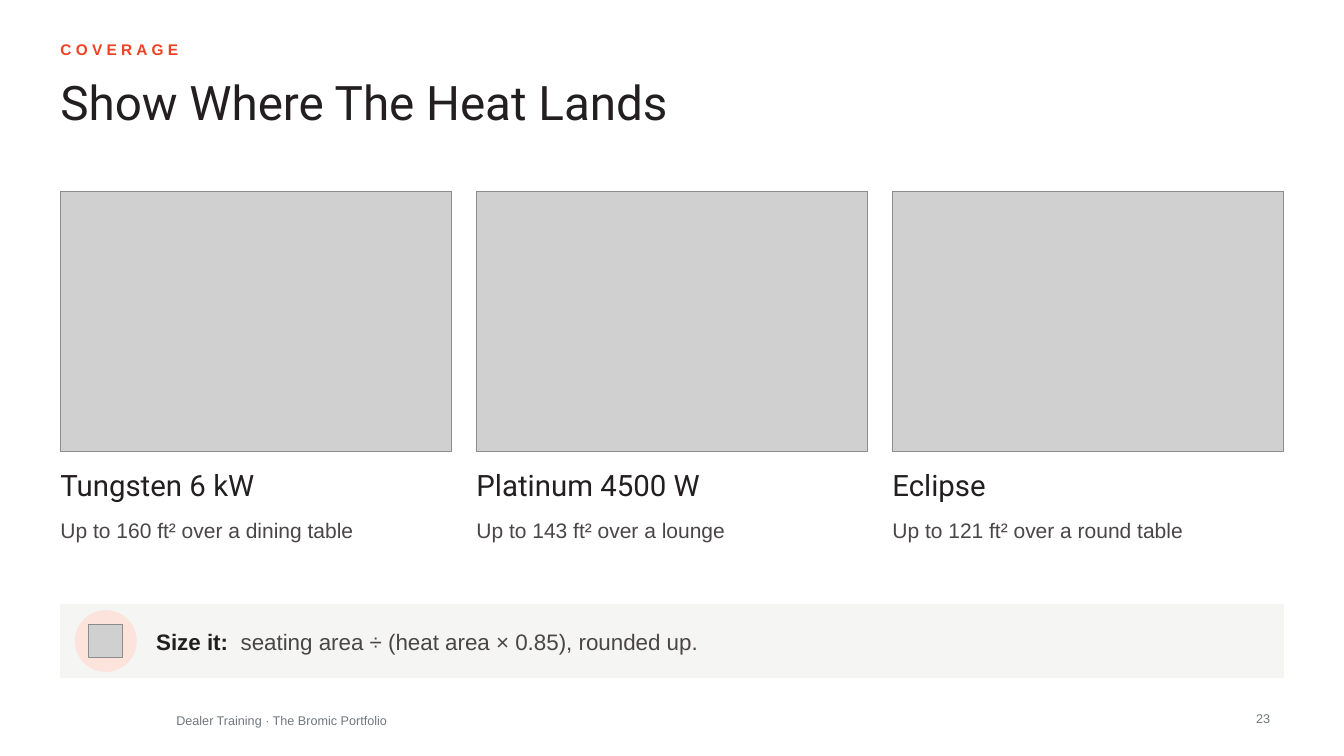
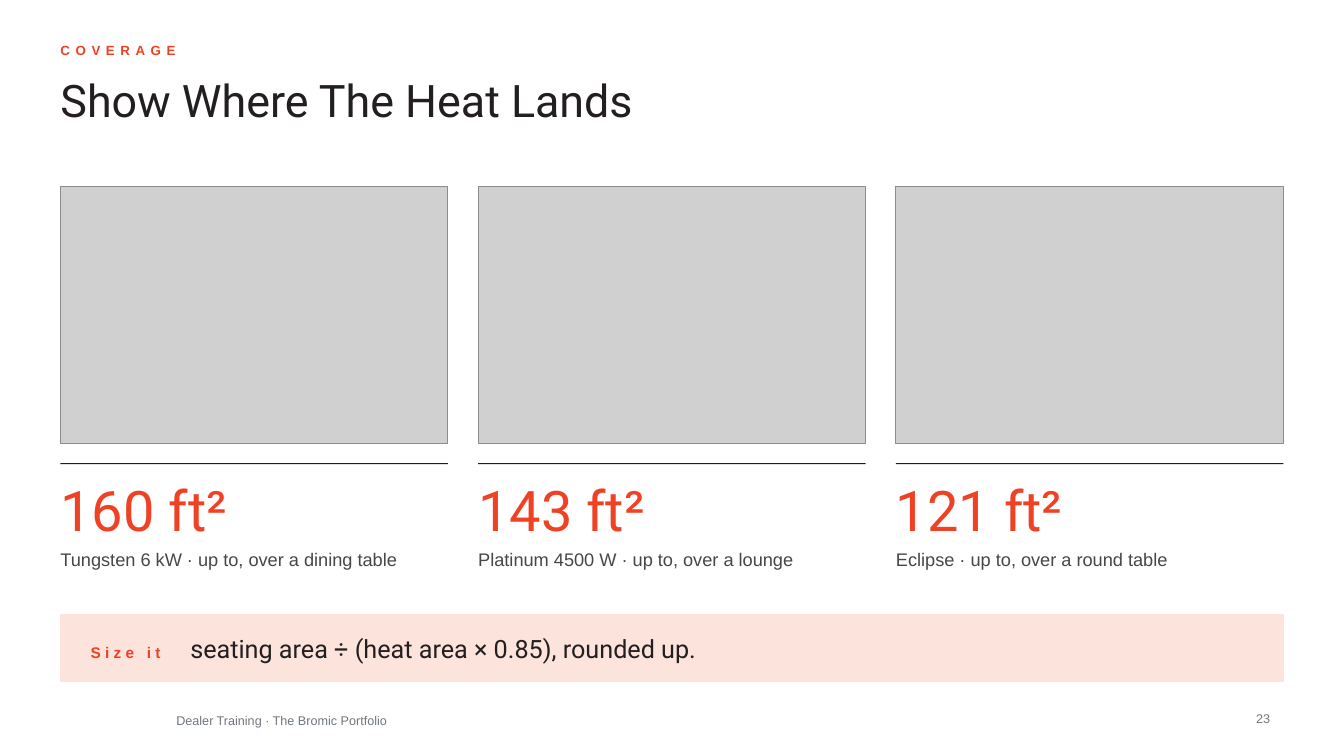
Before and after one commit to aayuvis/Bromic_Marketing, a slide deck: slide 23 of decks/training/out/Bromic-Dealer-Bromic-Portfolio.pptx. Drawn at 1344x756 pixels with LibreOffice and Linux fonts; fonts in the diff are those of the drawing; grey boxes stand for pictures; background and template pictures are left out. Boxes give left, top, right and bottom in pixels: in the first picture for what was removed or moved away, otherwise in the second. Text is boxed around its words. In the diff, an @@ line names an element or a change of style, - is before the commit and + after.

```diff
--- a/decks/training/out/Bromic-Dealer-Bromic-Portfolio.pptx
+++ b/decks/training/out/Bromic-Dealer-Bromic-Portfolio.pptx
@@ text "COVERAGE" at (60, 42, 1069, 71): size 11 to 9.5 pt, letter spacing 3 to 4 pt @@
@@ title "Show Where The Heat Lands" at (60, 83, 633, 118): size 34 to 32 pt @@
@@ picture: place and size @@
-picture at (60, 192, 452, 452)
+picture at (60, 187, 448, 444)
@@ picture: place and size @@
-picture at (477, 192, 868, 452)
+picture at (478, 187, 865, 444)
@@ picture: place and size @@
-picture at (892, 192, 1284, 452)
+picture at (896, 187, 1284, 444)
@@ line added from (60, 464) to (448, 464), #231F20 0.75 pt @@
@@ text removed at (476, 474, 700, 497) @@
-Platinum 4500 W
@@ line added from (478, 464) to (866, 464), #231F20 0.75 pt @@
@@ text removed at (892, 474, 985, 502) @@
-Eclipse
@@ line added from (896, 464) to (1284, 464), #231F20 0.75 pt @@
@@ text at (60, 488, 227, 532): text changed; size 15 to 40 pt; font Arial to Roboto; text colour #4A4546 to #EF4123 @@
-Up to 160 ft² over a dining table
+160 ft²
@@ text added at (478, 488, 644, 532), 40 pt, text #EF4123 @@
+143 ft²
@@ text added at (896, 488, 1062, 532), 40 pt, text #EF4123 @@
+121 ft²
@@ text at (60, 553, 397, 570): text changed; size 21 to 13 pt; font Roboto to Arial; text colour #231F20 to #4A4546 @@
-Tungsten 6 kW
+Tungsten 6 kW · up to, over a dining table
@@ text at (478, 553, 794, 570): text changed; size 15 to 13 pt @@
-Up to 143 ft² over a lounge
+Platinum 4500 W · up to, over a lounge
@@ text at (896, 553, 1167, 570): text changed; size 15 to 13 pt @@
-Up to 121 ft² over a round table
+Eclipse · up to, over a round table
@@ rectangle: place and size @@
-rectangle at (60, 605, 1284, 678)
+rectangle at (60, 615, 1284, 682)
@@ rectangle at (60, 615, 1284, 682): fill #F5F5F4 to #FCE3DC; outline #F5F5F4 1 pt to #FCE3DC 1 pt @@
@@ ellipse removed at (76, 611, 136, 671) @@
@@ picture removed at (89, 624, 123, 658) @@
@@ text at (91, 638, 696, 664): text changed; size 16 to 18 pt; font Arial to Roboto; text colour #4A4546 to #231F20 @@
-Size it: seating area ÷ (heat area × 0.85), rounded up.
+Size it seating area ÷ (heat area × 0.85), rounded up.
```
Also in this commit, not shown: 26 other slides changed, 1 slide added, 59 other files.
